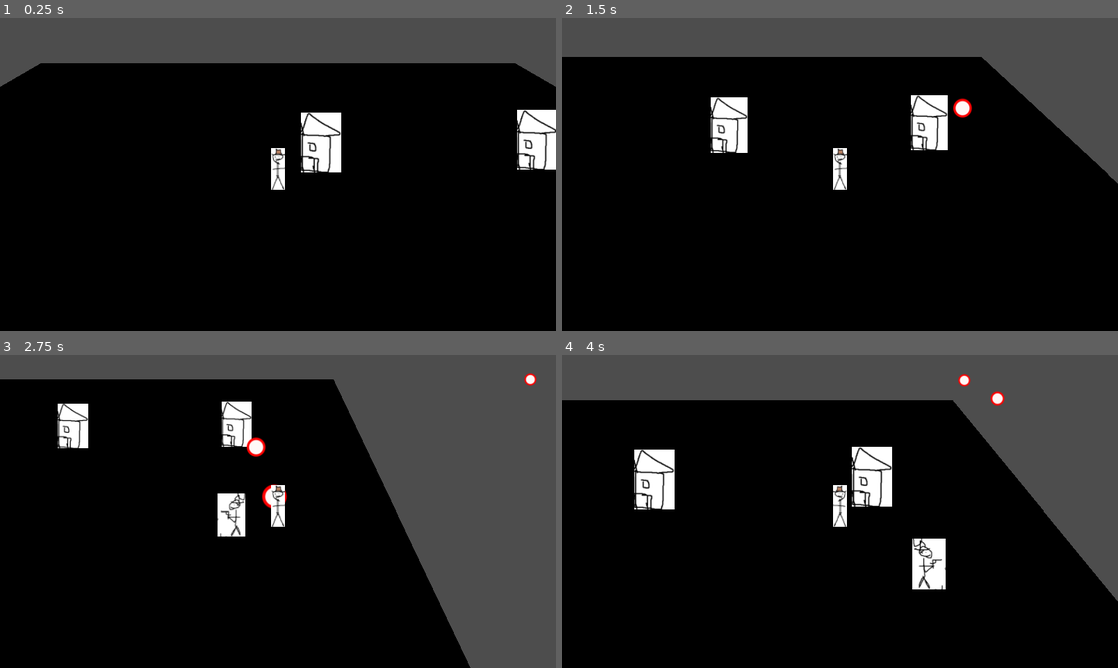
Above: before the commit, frames 1-4 (two rows, left to right).
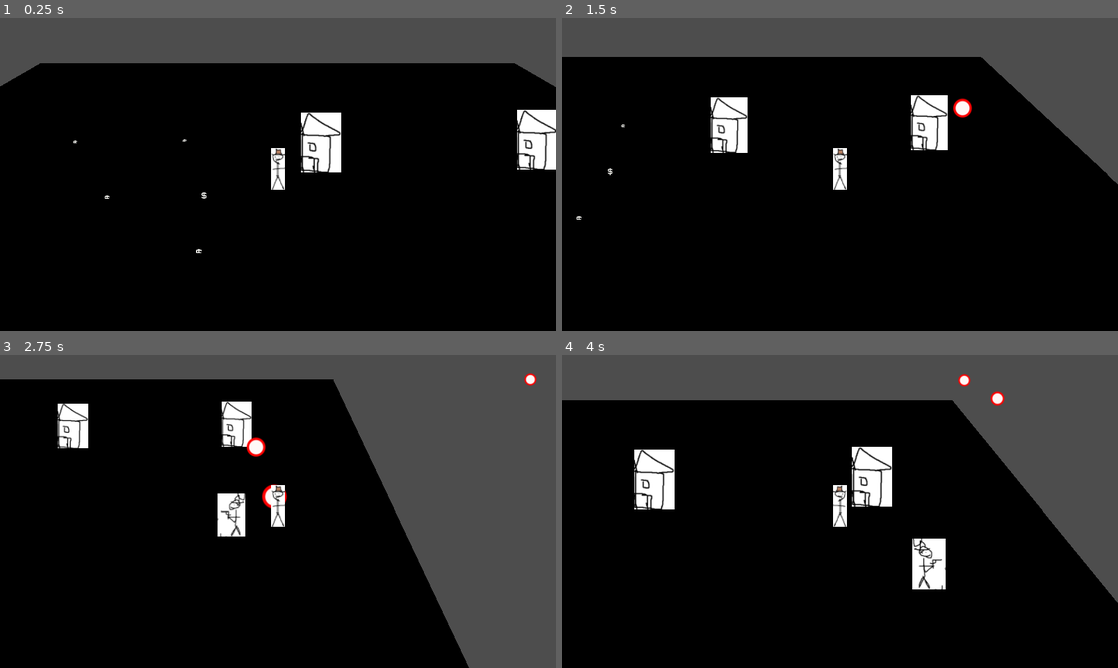
Above: after the commit, the same moments.

Repository: Tristan-Walker/2DTopDownWesternSurvivor
Game: Godot game, scene res://main.tscn
Same seed, same stepped clock (60 frames per second), same inputs: the game is played once before the commit and once after it.
Inputs (mouse positions are in pixels of both pictures, inside the frame that each line leads up to):
- Up to frame 1 (0.25 s): no input
- Up to frame 2 (1.5 s): tap Enter at 0.5 s; move the mouse to (962, 158) at 0.52 s; press the mouse at (962, 158) at 0.53 s; hold D (move_right) 0.53-1.28 s; move the mouse to (728, 190) at 1.27 s; release the mouse at (728, 190) at 1.28 s; hold S (move_down) from 1.28 s (still down); click (728, 190) at 1.35 s
- Up to frame 3 (2.75 s): move the mouse to (333, 442) at 2.02 s; release S (move_down) at 2.03 s; press the mouse at (333, 442) at 2.03 s; hold D (move_right) from 2.03 s (still down)
- Up to frame 4 (4 s): move the mouse to (812, 574) at 2.77 s; release D (move_right) at 2.78 s; release the mouse at (812, 574) at 2.78 s; hold W (move_up) 2.78-3.53 s; click (812, 574) at 2.85 s; move the mouse to (1006, 558) at 3.52 s; press the mouse at (1006, 558) at 3.53 s; hold A (move_left) from 3.53 s (still down)

The runs differ from the first frame. In frame 1, less than 0.1% of the frame differs, in the area x 0-100%, y 14-76%; in frame 2, less than 0.1%; in frame 3, 0.1%, in the area x 60-85%, y 8-100%; in frame 4, 0.1%.

Commit message:
inventory works and added temp money on ground to show inventory works

Diff:
--- a/Inventory/currency.tres
+++ b/Inventory/currency.tres
@@ -1,9 +1,10 @@
 [gd_resource type="Resource" script_class="InvItem" format=3 uid="uid://bkw5iljvh2u2l"]
 
-[ext_resource type="Script" uid="uid://ujj5r6mqddei" path="res://Inventory/inventory_item.gd" id="1_smihj"]
-[ext_resource type="Texture2D" uid="uid://dy3y4r7tn3qaj" path="res://GameWithTristan/bullet.png" id="2_4sapo"]
+[ext_resource type="Script" uid="uid://ujj5r6mqddei" path="res://Inventory/inventory_item.gd" id="1_he1t5"]
+[ext_resource type="Texture2D" uid="uid://datrimj8eha70" path="res://GameWithTristan/currency.png" id="2_jwaeg"]
 
 [resource]
-script = ExtResource("1_smihj")
-texture = ExtResource("2_4sapo")
+script = ExtResource("1_he1t5")
+name = "Currency"
+texture = ExtResource("2_jwaeg")
 metadata/_custom_type_script = "uid://ujj5r6mqddei"
--- /dev/null
+++ b/Inventory/currency_collectable.tscn
@@ -0,0 +1,31 @@
+[gd_scene format=3 uid="uid://beamnr7uvr5e"]
+
+[ext_resource type="Script" uid="uid://0qu3vonxhepf" path="res://currency_collectable.gd" id="1_aa60f"]
+[ext_resource type="Resource" uid="uid://bkw5iljvh2u2l" path="res://Inventory/Currency.tres" id="2_1t7j4"]
+[ext_resource type="Texture2D" uid="uid://dg3u3emnke7e7" path="res://Sprout Lands - UI Pack - Basic pack/Sprite sheets/Icons/white icons.png" id="2_fvd56"]
+
+[sub_resource type="SphereShape3D" id="SphereShape3D_fvd56"]
+
+[sub_resource type="SphereShape3D" id="SphereShape3D_1t7j4"]
+radius = 0.11028596
+
+[node name="CurrencyCollectable" type="StaticBody3D" unique_id=2034975112]
+script = ExtResource("1_aa60f")
+item = ExtResource("2_1t7j4")
+
+[node name="CollisionShape3D" type="CollisionShape3D" parent="." unique_id=898160360]
+shape = SubResource("SphereShape3D_fvd56")
+disabled = true
+
+[node name="Sprite3D" type="Sprite3D" parent="." unique_id=1612183915]
+billboard = 1
+texture = ExtResource("2_fvd56")
+region_enabled = true
+region_rect = Rect2(17, 16, 14, 17)
+
+[node name="InteractableArea" type="Area3D" parent="." unique_id=150598769]
+
+[node name="CollisionShape3D" type="CollisionShape3D" parent="InteractableArea" unique_id=1515752077]
+shape = SubResource("SphereShape3D_1t7j4")
+
+[connection signal="body_entered" from="InteractableArea" to="." method="_on_interactable_area_body_entered"]
--- a/Inventory/inv_slot.tscn
+++ b/Inventory/inv_slot.tscn
@@ -34,5 +34,6 @@
 offset_right = 23.0
 offset_bottom = 26.0
 scale = Vector2(0.6, 0.6)
+theme_override_colors/font_color = Color(0, 0, 0, 1)
 text = "99"
 horizontal_alignment = 2
--- /dev/null
+++ b/currency_collectable.gd
@@ -0,0 +1,17 @@
+extends StaticBody3D
+
+@export var item: InvItem
+var player = null
+
+func _ready() -> void:
+	player = get_tree().get_first_node_in_group("player")
+
+func _on_interactable_area_body_entered(body: Node3D) -> void:
+	if body.is_in_group("player"):
+		player = body
+		playercollect()
+		await get_tree().create_timer(0.1).timeout
+		self.queue_free()
+
+func playercollect():
+	player.collect(item)
--- a/main.tscn
+++ b/main.tscn
@@ -4,6 +4,7 @@
 [ext_resource type="PackedScene" uid="uid://c3w08jf7pnfj5" path="res://player.tscn" id="2_7mycd"]
 [ext_resource type="Script" uid="uid://chyybxqu7een1" path="res://enemy_spawner.gd" id="5_lquwl"]
 [ext_resource type="PackedScene" uid="uid://c7cd6i3sa71mb" path="res://enemy.tscn" id="6_7mycd"]
+[ext_resource type="PackedScene" uid="uid://beamnr7uvr5e" path="res://Inventory/currency_collectable.tscn" id="7_5vw27"]
 [ext_resource type="PackedScene" uid="uid://ip106v34k67g" path="res://hut_building.tscn" id="7_272bh"]
 [ext_resource type="PackedScene" uid="uid://dwe6sw47pmg2c" path="res://in_game_ui.tscn" id="8_kek77"]
 
@@ -13,7 +14,7 @@
 script = ExtResource("1_kek77")
 
 [node name="MeshInstance3D" type="MeshInstance3D" parent="." unique_id=185474831]
-transform = Transform3D(10, 0, 0, 0, 1, 0, 0, 0, 10, 0, 0, 0)
+transform = Transform3D(10, 0, 0, 0, 1, 0, 0, 0, 10, -0.019995213, 0, 0)
 layers = 513
 mesh = SubResource("PlaneMesh_0xm2m")
 
@@ -70,4 +71,19 @@
 offset_right = 7.0
 offset_bottom = 3.0
 
+[node name="CurrencyCollectable" parent="." unique_id=2034975112 instance=ExtResource("7_5vw27")]
+transform = Transform3D(1, 0, 0, 0, 1, 0, 0, 0, 1, -1.5522224, 0.09913504, 0.3935454)
+
+[node name="CurrencyCollectable2" parent="." unique_id=883329034 instance=ExtResource("7_5vw27")]
+transform = Transform3D(1, 0, 0, 0, 1, 0, 0, 0, 1, -3.6271267, 0, 0.35962272)
+
+[node name="CurrencyCollectable3" parent="." unique_id=723615016 instance=ExtResource("7_5vw27")]
+transform = Transform3D(1, 0, 0, 0, 1, 0, 0, 0, 1, -1.3955101, 2.3841858e-07, 2.1136308)
+
+[node name="CurrencyCollectable4" parent="." unique_id=1553803583 instance=ExtResource("7_5vw27")]
+transform = Transform3D(1, 0, 0, 0, 1, 0, 0, 0, 1, -5.395278, -2.3841858e-07, -2.306507)
+
+[node name="CurrencyCollectable5" parent="." unique_id=369871081 instance=ExtResource("7_5vw27")]
+transform = Transform3D(1, 0, 0, 0, 1, 0, 0, 0, 1, -2.4902217, 0, -2.377397)
+
 [connection signal="timeout" from="EnemySpawner/Timer" to="EnemySpawner" method="_on_timer_timeout"]
Binary file added: GameWithTristan/currency.png
Not shown, changed: GameWithTristan/currency.png.import
Not shown: 1 places in Inventory/playerinv.tres that only renumber resources
Not shown, added: currency_collectable.gd.uid
